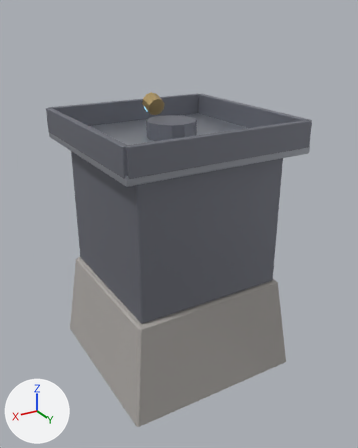
The glTF model game/assets/models/map/gearforge_wall_tower.glb as it was, and as the next commit left it.
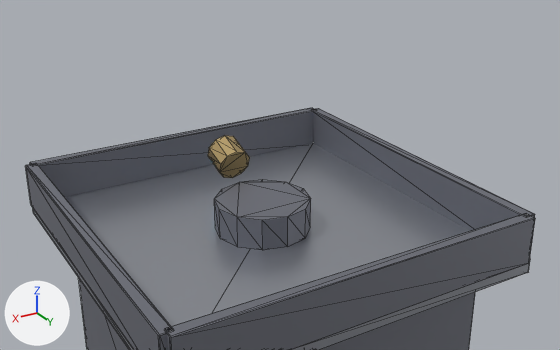
Each version appears first whole from a camera (50 mm lens) standing at (11.9, 20.5, 17.8) and looking at (-0.1, 0.5, 7.8), and next in a close-up from a camera (50 mm lens) standing at (8.6, 15.3, 21.2) and looking at (-1.3, -1.3, 12.9). Arrows for +X, +Y and +Z are at lower left; the lights stay in place. The first two pictures are the older version. The close-ups show mesh edges as thin lines. Vertices at exactly the same position are counted once.

The first close-up shows 'gearforge_wall_tower_lod0'.
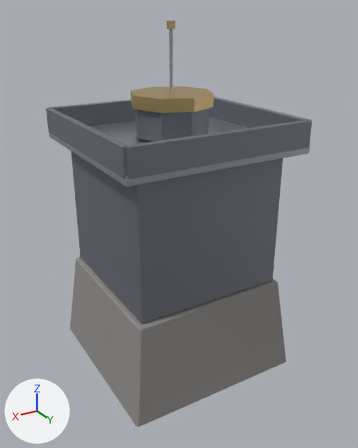
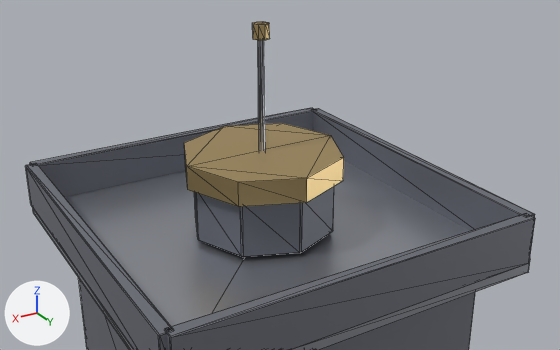
Pixel boxes [x1, y1, x2, y2] of what changed, in the close-ups (560 x 350 px):
'gearforge_wall_tower_lod0', reshaped
    before: [26, 108, 535, 350]
    after: [26, 21, 535, 350]
part 1 of me_gearforge_wall_tower_lod0_mesh, added
    after: [258, 40, 265, 151]
part 2 of me_gearforge_wall_tower_lod0_mesh, added (brown)
    after: [184, 123, 344, 207]
part 3 of me_gearforge_wall_tower_lod0_mesh, added
    after: [252, 21, 270, 40]
part 4 of me_gearforge_wall_tower_lod0_mesh, added
    after: [194, 186, 334, 257]
part 5 of me_gearforge_wall_tower_lod0_mesh, deleted
    before: [214, 179, 311, 250]

The change, as a list of edits to the scene's bpy script:
```text
Add mat_gearforge_stone_map:
    mat_gearforge_stone_map = principled_material('gearforge_stone_map')
    mat_gearforge_stone_map.base_color = (0.28, 0.27, 0.26)  # grey #908e8b
    mat_gearforge_stone_map.metallic = 0.08
    mat_gearforge_stone_map.roughness = 0.88
Change me_gearforge_wall_tower_lod0_mesh:
    used by ob_gearforge_wall_tower_lod0; location = (0.0, 0.0, 0.0)
    remove me_gearforge_wall_tower_lod0_mesh.from_pydata(...)  # 232 vertices, 424 faces; spans x -4.65..4.65, y -4.65..4.65, z 0.0..14.04
    remove me_gearforge_wall_tower_lod0_mesh.materials.append(mat_gearforge_stone)  # grey #adaaa6
    add me_gearforge_wall_tower_lod0_mesh.from_pydata(...)  # 304 vertices, 556 faces; spans x -4.65..4.65, y -4.65..4.65, z 0.0..17.38
    me_gearforge_wall_tower_lod0_mesh part 1: a new loose piece, an 8-sided cylinder along z spanning x -0.08..0.08, y -0.08..0.08, z 14.0..17.2, in mat_gearforge_steel (light grey #b3b6bf)
    me_gearforge_wall_tower_lod0_mesh part 2: a new loose piece, an 8-sided cylinder along z spanning x -2.0..2.0, y -2.0..2.0, z 13.7..14.3, in mat_gearforge_brass (brown #cbb17c)
    me_gearforge_wall_tower_lod0_mesh part 3: a new loose piece, an 8-sided cylinder along z spanning x -0.2..0.2, y -0.2..0.2, z 17.03..17.38, in mat_gearforge_brass (brown #cbb17c)
    me_gearforge_wall_tower_lod0_mesh part 4: a new loose piece of 48 vertices spanning x -1.79..1.79, y -1.79..1.79, z 12.3..13.7, in mat_gearforge_dark_iron (grey #848690)
    me_gearforge_wall_tower_lod0_mesh part 5
    24 vertices are removed from x -1.2..1.2, y -1.2..1.2, z 12.2..13.0
    44 faces are deleted
    add me_gearforge_wall_tower_lod0_mesh.materials.append(mat_gearforge_stone_map)  # grey #908e8b
```
